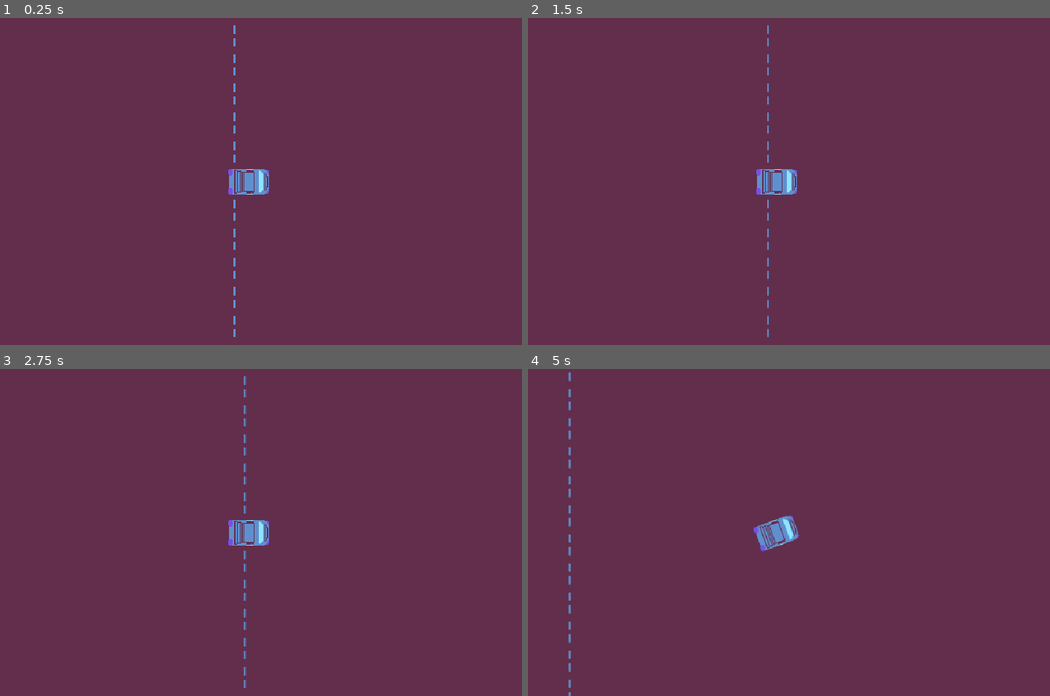
Above: before the commit, frames 1-4 (two rows, left to right).
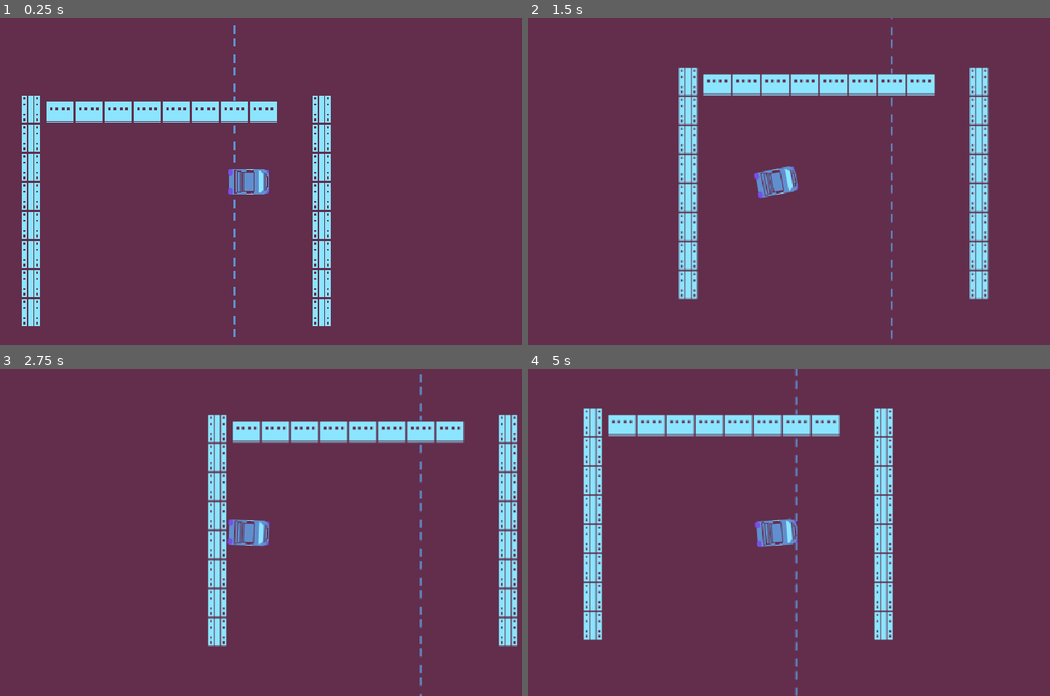
Above: after the commit, the same moments.

Repository: mathew-tran/gwizz
Game: Godot game, scene res://Scenes/Main.tscn
The game is run twice, just before and just after one commit, with the same random seed, the same clock (stepped at 60 frames per second) and the same inputs.
Inputs:
- Up to frame 1 (0.25 s): no input
- Up to frame 2 (1.5 s): tap Enter at 0.5 s; hold D (steer_right) 0.53-1.28 s; hold S (decelerate) 0.53-1.28 s; hold A (steer_left) from 1.28 s (still down); tap S (decelerate) at 1.35 s
- Up to frame 3 (2.75 s): release A (steer_left) at 2.03 s; hold D (steer_right) from 2.03 s (still down); hold S (decelerate) from 2.03 s (still down)
- Up to frame 4 (5 s): release D (steer_right) at 2.78 s; release S (decelerate) at 2.78 s; hold W (accelerate) 2.78-3.53 s; tap S (decelerate) at 2.85, 4.35 s; hold S (decelerate) 3.53-4.28 s; hold A (steer_left) from 3.53 s (still down)

The runs differ from the first frame. In frame 1, 6.2% of the frame differs, in the area x 4-64%, y 23-95%; in frame 2, 8.7%; in frame 3, 8.4%; in frame 4, 8.8%, in the area x 7-70%, y 0-100%.

Commit message:
add collisions to test against

Diff:
--- a/Scenes/Main.tscn
+++ b/Scenes/Main.tscn
@@ -1,13 +1,44 @@
-[gd_scene load_steps=3 format=3 uid="uid://ck7tu23ne7fsa"]
+[gd_scene load_steps=8 format=3 uid="uid://ck7tu23ne7fsa"]
 
 [ext_resource type="TileSet" uid="uid://32lc8wffybep" path="res://Tileset/GroundTileset.tres" id="1_8uoc4"]
 [ext_resource type="PackedScene" uid="uid://1nfw2wq1lcai" path="res://Prefabs/Player.tscn" id="2_nbqxh"]
+[ext_resource type="Texture2D" uid="uid://ds2r2qqqtyna6" path="res://Art/Barrier.png" id="2_w4kb4"]
+[ext_resource type="Texture2D" uid="uid://bgvl16uorjta" path="res://Art/BarrierUp.png" id="3_iqkic"]
+
+[sub_resource type="TileSetAtlasSource" id="TileSetAtlasSource_d185f"]
+resource_name = "Barrier"
+texture = ExtResource("2_w4kb4")
+texture_region_size = Vector2i(32, 32)
+0:0/0 = 0
+0:0/0/physics_layer_0/linear_velocity = Vector2(0, 0)
+0:0/0/physics_layer_0/angular_velocity = 0.0
+0:0/0/physics_layer_0/polygon_0/points = PackedVector2Array(-16, -10.6667, 16, -10.6667, 16, 16, -16, 16)
+
+[sub_resource type="TileSetAtlasSource" id="TileSetAtlasSource_m51j0"]
+resource_name = "BarrierUp"
+texture = ExtResource("3_iqkic")
+texture_region_size = Vector2i(32, 32)
+0:0/0 = 0
+0:0/0/physics_layer_0/linear_velocity = Vector2(0, 0)
+0:0/0/physics_layer_0/angular_velocity = 0.0
+0:0/0/physics_layer_0/polygon_0/points = PackedVector2Array(-10.6667, -16, 10.6667, -16, 10.6667, 16, -10.6667, 16)
+
+[sub_resource type="TileSet" id="TileSet_3dkk8"]
+tile_size = Vector2i(32, 32)
+physics_layer_0/collision_layer = 1
+sources/0 = SubResource("TileSetAtlasSource_d185f")
+sources/1 = SubResource("TileSetAtlasSource_m51j0")
 
 [node name="Node2D" type="Node2D"]
 
-[node name="TileMap" type="TileMap" parent="."]
+[node name="Ground" type="TileMap" parent="."]
 tile_set = ExtResource("1_8uoc4")
 format = 2
 layer_0/tile_data = PackedInt32Array(65535, 1, 0, 131071, 1, 0, 196607, 1, 0, 262143, 1, 0, 327679, 1, 0, 393215, 1, 0, …(17495 unchanged characters)…
 
+[node name="Obstacles" type="TileMap" parent="."]
+tile_set = SubResource("TileSet_3dkk8")
+format = 2
+layer_0/tile_data = PackedInt32Array(-131079, 0, 0, -131078, 0, 0, -131077, 0, 0, -131076, 0, 0, -131075, 0, 0, -131074, 0, 0, -131073, 0, 0, -196608, 0, 0, -131080, 1, 0, -65544, 1, 0, -8, 1, 0, 65528, 1, 0, 131064, 1, 0, 196600, 1, 0, 262136, 1, 0, 327672, 1, 0, 262146, 1, 0, 196610, 1, 0, 131074, 1, 0, 65538, 1, 0, 2, 1, 0, -131070, 1, 0, -65534, 1, 0, -196606, 1, 0)
+
 [node name="Player" parent="." instance=ExtResource("2_nbqxh")]
--- a/Scripts/Player.gd
+++ b/Scripts/Player.gd
@@ -42,7 +42,7 @@
 		Acceleration = transform.x * Braking
 
 func ApplyFriction():
-	if velocity.length() < 10:
+	if velocity.length() < 5:
 		velocity = Vector2.ZERO
 	var frictionForce = velocity * Friction
 	var dragForce = velocity * velocity.length() * Drag
--- a/project.godot
+++ b/project.godot
@@ -13,6 +13,7 @@
 config/name="Gwizz"
 run/main_scene="res://Scenes/Main.tscn"
 config/features=PackedStringArray("4.2", "Forward Plus")
+run/max_fps=30
 config/icon="res://icon.svg"
 
 [display]
Binary file added: Art/Barrier.png
Not shown, added: Art/Barrier.png.import
Binary file added: Art/BarrierUp.png
Not shown, added: Art/BarrierUp.png.import
